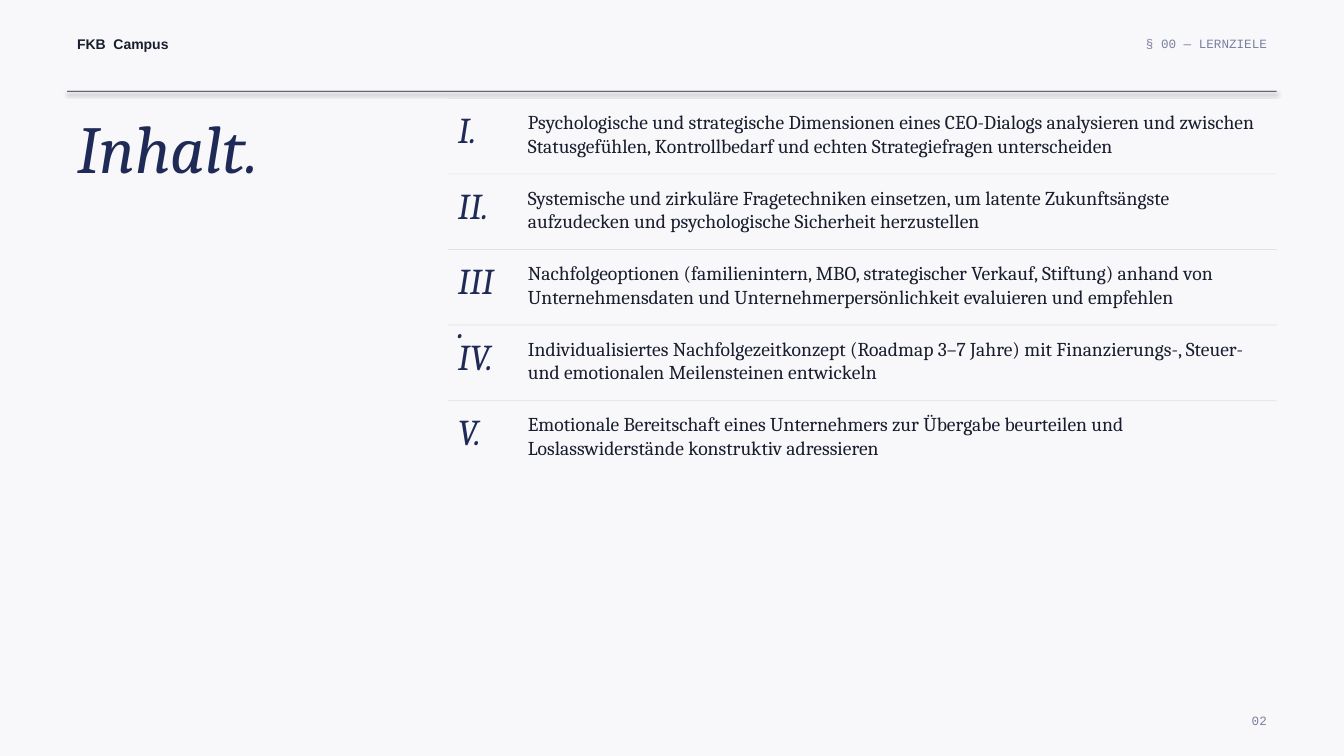
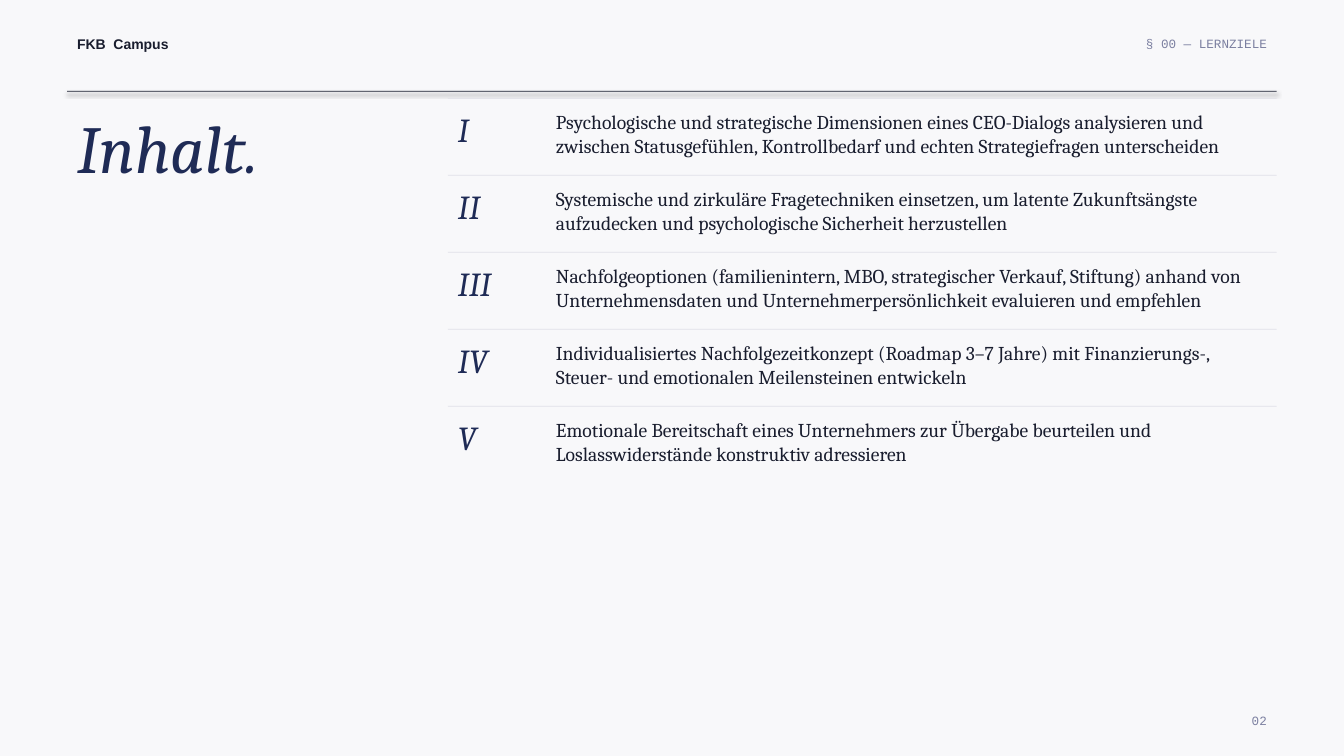
Before and after one commit to ck5rqc47pr-byte/firmenkundenakademie-online, a slide deck: slide 2 of public/downloads/praesentation/M12.pptx. Drawn at 1344x756 pixels with LibreOffice and Linux fonts; fonts in the diff are those of the drawing. Boxes give left, top, right and bottom in pixels: in the first picture for what was removed or moved away, otherwise in the second. Text is boxed around its words. In the diff, an @@ line names an element or a change of style, - is before the commit and + after.

```diff
--- a/public/downloads/praesentation/M12.pptx
+++ b/public/downloads/praesentation/M12.pptx
@@ text at <box>458,119,469,142</box>: text changed; size 26 to 24 pt @@
-I.
+I
@@ text "Psychologische und strategische Dimensionen eines ..." rewrapped from <box>528,115,1254,158</box> to <box>556,115,1219,157</box> @@
@@ text at <box>458,196,480,219</box>: text changed; size 26 to 24 pt @@
-II.
+II
@@ text "Systemische und zirkuläre Fragetechniken einsetzen, ...": place and size @@
-text "Systemische und zirkuläre Fragetechniken einsetzen, ..." at <box>528,191,1169,233</box>
+text "Systemische und zirkuläre Fragetechniken einsetzen, ..." at <box>556,192,1197,234</box>
@@ text "Nachfolgeoptionen (familienintern, MBO, strategischer Verkau ...": place and size @@
-text "Nachfolgeoptionen (familienintern, MBO, strategischer Verkau ..." at <box>528,266,1212,308</box>
+text "Nachfolgeoptionen (familienintern, MBO, strategischer Verkau ..." at <box>556,269,1240,311</box>
@@ text at <box>458,273,491,296</box>: text changed; size 26 to 24 pt @@
-III.
+III
@@ rectangle: place and size @@
-rectangle at <box>448,325,1276,326</box>
+rectangle at <box>448,329,1276,330</box>
@@ text at <box>458,350,488,374</box>: text changed; size 26 to 24 pt @@
-IV.
+IV
@@ text "Individualisiertes Nachfolgezeitkonzept (Roadmap 3–7 Jahre) ..." rewrapped from <box>528,342,1243,379</box> to <box>556,346,1210,385</box> @@
@@ rectangle: place and size @@
-rectangle at <box>448,400,1276,401</box>
+rectangle at <box>448,406,1276,407</box>
@@ text "Emotionale Bereitschaft eines Unternehmers zur ...": place and size @@
-text "Emotionale Bereitschaft eines Unternehmers zur ..." at <box>528,415,1123,456</box>
+text "Emotionale Bereitschaft eines Unternehmers zur ..." at <box>556,421,1151,462</box>
@@ text at <box>458,427,477,450</box>: text changed; size 26 to 24 pt @@
-V.
+V
```
Also in this commit, not shown: 12 other slides changed, 1 slide added, 21 other files.
